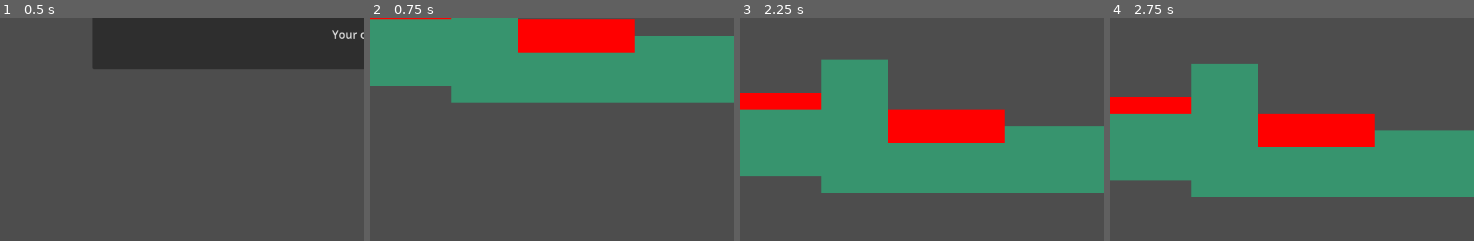
Above: before the commit, frames 1-4 (left to right).
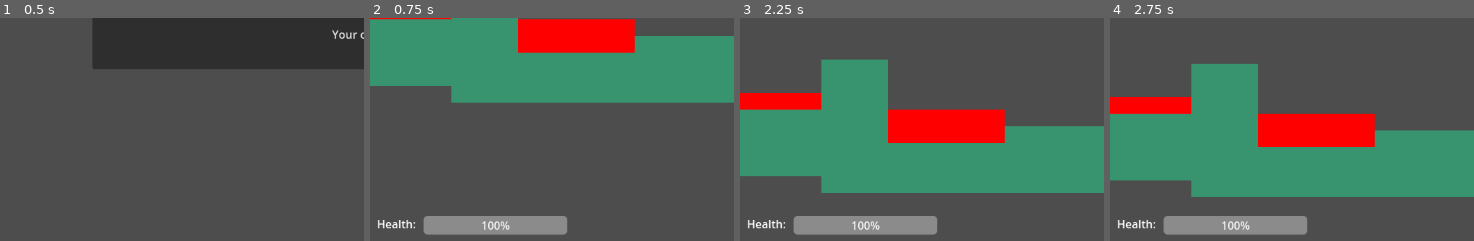
Above: after the commit, the same moments.

Repository: geekazodium/balance-prototype
Game: Godot game, scene res://scenes/level_select.tscn
The game is run twice, just before and just after one commit, with the same random seed, the same clock (stepped at 60 frames per second) and the same inputs. The engine's default icon, where the game draws it, is replaced by a stand-in: a white triangle on a blue panel in a dark square.
Inputs (mouse positions are % of the whole screen's width and height, from its top left):
- Up to frame 1 (0.5 s): no input
- Up to frame 2 (0.75 s): click "Level 1" at 0.5 s
- Up to frame 3 (2.25 s): tap Enter at 1.25 s; move the mouse to (79, 45) at 1.27 s; tap Space at 2 s; move the mouse to (33, 55) at 2.02 s
- Up to frame 4 (2.75 s): no input
The pictures show only the part of the screen within x 0-50%, y 50-100%; the shares and areas given below are measured in that part.

Frame 1 is identical in both runs. In frame 2, 3.6% of the frame differs, in the area x 2-55%, y 88-98%; in frame 3, 3.6%; in frame 4, 3.6%.

Commit message:
feature: player health

Diff:
--- a/scenes/game_scene.tscn
+++ b/scenes/game_scene.tscn
@@ -7,6 +7,8 @@
 [ext_resource type="PackedScene" uid="uid://duilus4m3lllv" path="res://scenes/ui/ui_layer.tscn" id="5_y3j0m"]
 
 [node name="GameScene" type="Node2D"]
+
+[node name="GameUILayer" parent="." instance=ExtResource("5_y3j0m")]
 
 [node name="CharacterBody2D" parent="." instance=ExtResource("2_qjt1h")]
 collision_layer = 2
@@ -23,5 +25,3 @@
 [node name="PlayerProjectilePool" parent="." node_paths=PackedStringArray("projectile_source") instance=ExtResource("4_bw6k5")]
 projectile_source = NodePath("../CharacterBody2D")
 player_momentum_percentage = 0.5
-
-[node name="CanvasLayer" parent="." instance=ExtResource("5_y3j0m")]
--- a/scenes/platformer_character_body.tscn
+++ b/scenes/platformer_character_body.tscn
@@ -1,9 +1,10 @@
-[gd_scene load_steps=8 format=3 uid="uid://cvosldrvolics"]
+[gd_scene load_steps=9 format=3 uid="uid://cvosldrvolics"]
 
 [ext_resource type="Script" uid="uid://b7bbejkvqfik3" path="res://scripts/player/platformer_character_body.gd" id="1_hqhnn"]
 [ext_resource type="Script" uid="uid://cqavbo808vyhs" path="res://scripts/player/movement_direction.gd" id="2_4kx3c"]
 [ext_resource type="Script" uid="uid://bsmfg3s82glt1" path="res://scripts/player/boost_on_hit.gd" id="4_oc5kh"]
 [ext_resource type="Script" uid="uid://cagnbiog7bhsx" path="res://scripts/player/player_hurt_box.gd" id="5_4ejxa"]
+[ext_resource type="Script" uid="uid://dxe8lx58w7ilr" path="res://scripts/health/health_tracker.gd" id="5_rmrg0"]
 
 [sub_resource type="CapsuleShape2D" id="CapsuleShape2D_g3yxv"]
 
@@ -44,11 +45,17 @@
 script = ExtResource("5_4ejxa")
 
 [node name="CollisionShape2D" type="CollisionShape2D" parent="PlayerHurtBox"]
-shape = SubResource("CapsuleShape2D_go7qh")
+shape = SubResource("CapsuleShape2D_rmrg0")
 
 [node name="BoostOnHit" type="Node" parent="." node_paths=PackedStringArray("character_body")]
 script = ExtResource("4_oc5kh")
 character_body = NodePath("..")
 metadata/_custom_type_script = "uid://bsmfg3s82glt1"
 
+[node name="HealthTracker" type="Node" parent="."]
+script = ExtResource("5_rmrg0")
+health_changed_event = "player_health_changed"
+max_health_changed_event = "player_max_health_changed"
+metadata/_custom_type_script = "uid://dxe8lx58w7ilr"
+
 [connection signal="body_entered" from="PlayerHurtBox" to="PlayerHurtBox" method="_on_body_entered"]
--- a/scenes/ui/ui_layer.tscn
+++ b/scenes/ui/ui_layer.tscn
@@ -1,8 +1,9 @@
-[gd_scene load_steps=2 format=3 uid="uid://duilus4m3lllv"]
+[gd_scene load_steps=3 format=3 uid="uid://duilus4m3lllv"]
 
-[ext_resource type="Script" uid="uid://fin4l0cl18l8" path="res://scripts/charge_progress_bar.gd" id="1_3eqaf"]
+[ext_resource type="Script" uid="uid://fin4l0cl18l8" path="res://scripts/ui/charge_progress_bar.gd" id="1_3eqaf"]
+[ext_resource type="Script" uid="uid://cwbyfk0gnj12v" path="res://scripts/ui/player_health_progress_bar.gd" id="2_0d208"]
 
-[node name="CanvasLayer" type="CanvasLayer"]
+[node name="GameUILayer" type="CanvasLayer"]
 
 [node name="ChargeProgressBar" type="ProgressBar" parent="."]
 offset_left = 5.0
@@ -10,3 +11,16 @@
 offset_right = 161.0
 offset_bottom = 32.0
 script = ExtResource("1_3eqaf")
+
+[node name="ProgressBar" type="ProgressBar" parent="."]
+offset_left = 80.0
+offset_top = 606.0
+offset_right = 287.0
+offset_bottom = 633.0
+script = ExtResource("2_0d208")
+
+[node name="Label" type="Label" parent="ProgressBar"]
+offset_left = -67.0
+offset_right = -11.0
+offset_bottom = 23.0
+text = "Health:"
--- a/scripts/event_bus.gd
+++ b/scripts/event_bus.gd
@@ -8,3 +8,9 @@
 
 @warning_ignore("unused_signal")
 signal player_projectile_launch();
+
+@warning_ignore("unused_signal")
+signal player_health_changed(current: float);
+
+@warning_ignore("unused_signal")
+signal player_max_health_changed(current: float);
--- /dev/null
+++ b/scripts/health/health_tracker.gd
@@ -0,0 +1,66 @@
+extends Node
+class_name HealthTracker
+
+@export var health: float = 10;
+@export var max_health: float = 10;
+@export var increase_per_second: float = 0;
+var dead: bool = false;
+
+@export_category("event bus signals")
+@export var death_event: String = "";
+@export var health_changed_event: String = "";
+@export var max_health_changed_event: String = "";
+
+signal health_changed(current:float);
+signal max_health_changed(current: float);
+signal death();
+
+func _ready() -> void:
+	self.on_max_health_change();
+	self.on_health_change();
+
+func _physics_process(delta: float) -> void:
+	self.change_health(self.increase_per_second * delta);
+
+## use this function to change the health of the entity.
+func change_health(amount: float):
+	self.health += amount;
+	if self.health > self.max_health:
+		self.health = self.max_health;
+
+	self.on_health_change();
+
+	if self.health <= 0.:
+		self.on_death();
+
+## this function is called when the entity's health changes and drops to zero or less.
+## checks if self is already dead to avoid repeated death signals
+func on_death():
+	if self.dead:
+		return;
+	self.dead = true;
+	self.death.emit();
+
+	if self.death_event.length() != 0:
+		EventBus.emit_signal(death_event);
+
+func on_health_change():
+	self.health_changed.emit(self.health);
+	if self.health_changed_event != "":
+		EventBus.emit_signal(self.health_changed_event, self.health);
+
+func on_max_health_change():
+	self.max_health_changed.emit(self.max_health);
+	if self.max_health_changed_event != "":
+		EventBus.emit_signal(self.max_health_changed_event, self.max_health);
+
+func add_max_health(amount: float):
+	self.health += amount;
+	self.max_health += amount;
+	self.on_max_health_change();
+	self.on_health_change();
+
+static var default_path: String = "HealthTracker";
+
+static func get_health_tracker(entity: Node, path: String = default_path) -> HealthTracker:
+	return entity.get_node(path);
--- a/scripts/charge_progress_bar.gd
+++ b/scripts/ui/charge_progress_bar.gd
@@ -4,8 +4,8 @@
 	EventBus.player_projectile_charge.connect(self.on_projectile_charging);
 	EventBus.player_projectile_launch.connect(self.on_projectile_shoot)
 
-func on_projectile_charging(max: float, current: float) -> void:
-	self.max_value = max;
+func on_projectile_charging(max_charge: float, current: float) -> void:
+	self.max_value = max_charge;
 	self.value = current;
 
 func on_projectile_shoot() -> void:
--- /dev/null
+++ b/scripts/ui/player_health_progress_bar.gd
@@ -0,0 +1,11 @@
+extends ProgressBar
+
+func _ready() -> void:
+	EventBus.player_health_changed.connect(self.on_health_changed);
+	EventBus.player_max_health_changed.connect(self.on_max_health_changed);
+
+func on_health_changed(current: float):
+	self.value = current;
+
+func on_max_health_changed(current: float):
+	self.max_value = current;
Not shown: 1 places in scenes/platformer_character_body.tscn that only renumber resources
Not shown, added: scripts/health/health_tracker.gd.uid
Renamed: scripts/charge_progress_bar.gd.uid -> scripts/ui/charge_progress_bar.gd.uid
Not shown, added: scripts/ui/player_health_progress_bar.gd.uid
